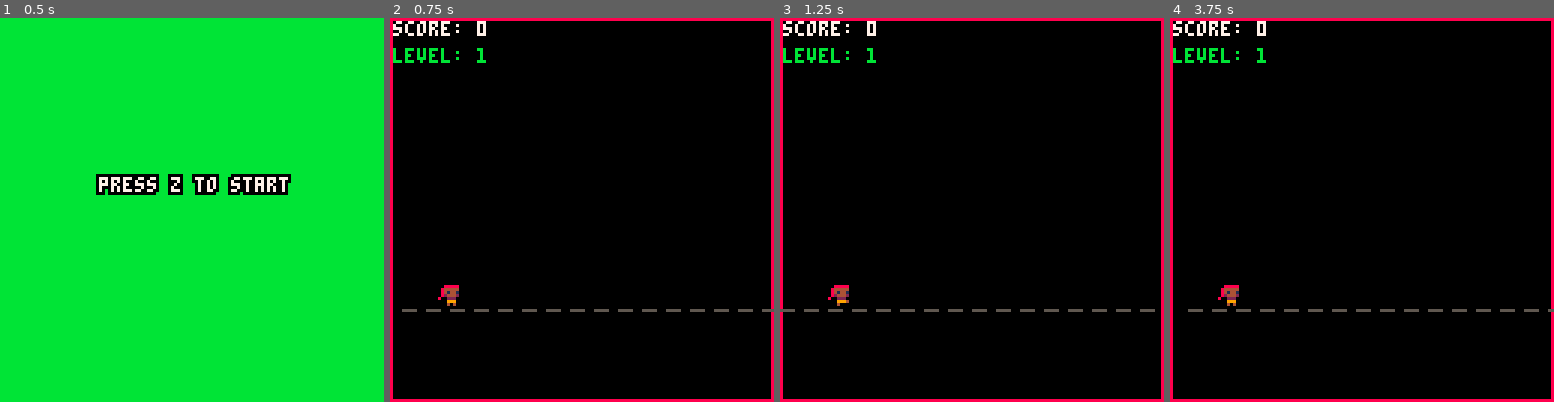
Above: before the commit, frames 1-4 (left to right).
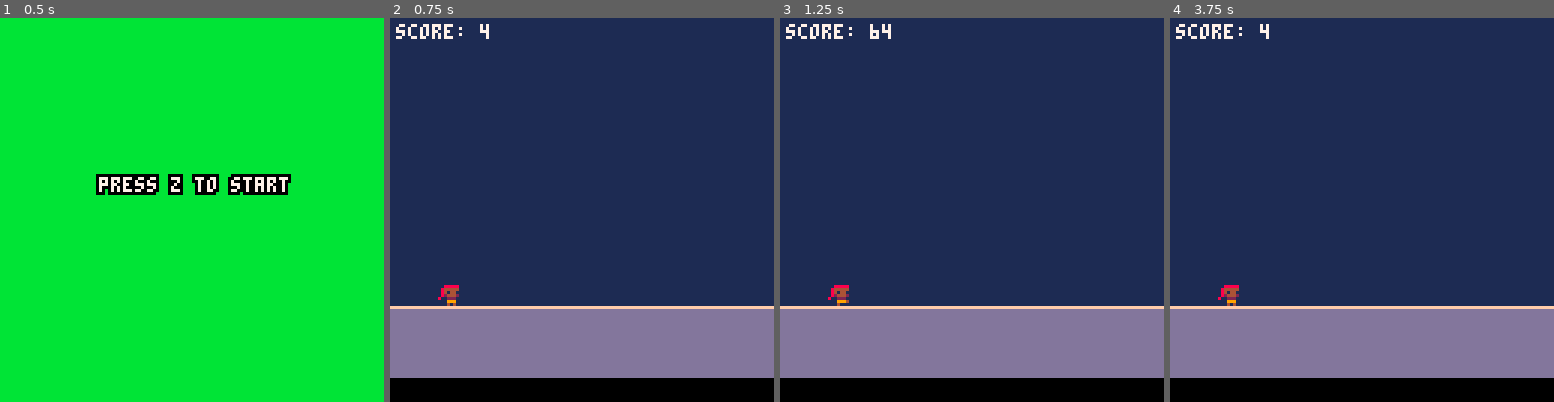
Above: after the commit, the same moments.

Repository: ltpitt/lua-pico-8-oracle-odyssey
Game: PICO-8 cartridge oracle-odyssey.p8
Two runs of this game, one before a commit and one after it. Both use one fixed random seed, a clock stepped at 60 frames per second and the inputs below.
Inputs:
- Up to frame 1 (0.5 s): no input
- Up to frame 2 (0.75 s): tap O (Z key) at 0.7 s
- Up to frame 3 (1.25 s): no input
- Up to frame 4 (3.75 s): tap O (Z key) every 0.4 s from 1.7 to 3.7 s

Frame 1 is identical in both runs. In frame 2, 94% of the frame differs, in the area x 0-100%, y 0-100%; in frame 3, 94%; in frame 4, 94%.

Commit message:
feat: Added basic office background, improved power-up screen, improved obstacles, changed score calculation

Diff:
--- a/oracle-odyssey.p8
+++ b/oracle-odyssey.p8
@@ -13,8 +13,9 @@
     obstacle_count = 0,
     obstacle_timer = 0,
     obstacle_interval = 60,
-    debug = true,
-    current_music = 0
+    debug = false,
+    current_music = 0,
+    map_offset = 0
 }
 
 player = {
@@ -61,6 +62,7 @@
     player.double_jump_timer = 0
     player.max_jumps = 1
     game.obstacle_count = 0
+    player.start_x = player.x
 end
 
 function _update60()
@@ -83,9 +85,6 @@
         draw_splash()
     elseif game.state == game.states.game then
         draw_game()
-        if game.debug then
-            draw_debug_info()
-        end
     elseif game.state == game.states.gameover then
         draw_gameover()
     end
@@ -159,33 +158,39 @@
 end
 
 function update_game()
-    if not game.game_over then
-        if game.current_music ~= 13 then
-          stop_music()
-          start_music(13)
-          game.current_music = 13
-        end
-        update_player()
-        update_obstacles()
-        update_power_ups()
-        check_collisions()
-        update_ground()
-    else
-        if btnp(4) then
-            _init()
-        end
-    end
+  if not game.game_over then
+    game.map_offset = (game.map_offset - 1) % screen_size
+    -- this makes fast scrolling of graphical floor possible
+    -- game.map_offset += -2
+    if game.map_offset < 0 then
+      game.map_offset = game.map_offset + screen_size
+    end
+    if game.current_music ~= 13 then
+      stop_music()
+      start_music(13)
+      game.current_music = 13
+    end
+    update_player()
+    update_obstacles()
+    update_power_ups()
+    check_collisions()
+    game.score = game.score + 2
+  else
+    if btnp(4) then
+      _init()
+    end
+  end
 end
 
 function update_splash()
-    if game.current_music ~= 6 then
-      stop_music()
-      start_music(6)
-      game.current_music = 6
-    end
-    if btnp(4) then
-        change_state(game.states.game)
-    end
+  if game.current_music ~= 6 then
+    stop_music()
+    start_music(6)
+    game.current_music = 6
+  end
+  if btnp(4) then
+    change_state(game.states.game)
+  end
 end
 
 function update_player()
@@ -269,7 +274,7 @@
 end
 
 function draw_game()
-    draw_ground()
+    draw_background()
     draw_player()
     draw_obstacles()
     draw_power_ups()
@@ -277,11 +282,13 @@
     draw_power_up_timer()
 end
 
-function draw_ground()
-    for i = 0, screen_size / 8 do
-        local x = (i * 8 + ground_offset) % screen_size
-        line(x, 97, x + 4, 97, 5)
-    end
+function draw_background()
+  local offset_pixels = game.map_offset % screen_size
+  camera(-offset_pixels, 0)
+  map(0, 0, -screen_size, 0, 16, 16)  -- left copy
+  map(0, 0, 0, 0, 16, 16)             -- center copy
+  map(0, 0, screen_size, 0, 16, 16)   -- right copy
+  camera()
 end
 
 function draw_player()
@@ -325,19 +332,38 @@
 end
 
 function draw_score()
-    print("score: "..game.score, 1, 1, 7)
+    print("score: "..game.score, 2, 2, 7)
+end
+
+function old_draw_power_up_timer()
+    if player.double_jump_enabled then
+        local timer_text = "double jump: " ..convert_frames_to_seconds(player.double_jump_timer)
+        print(timer_text, screen_size - (#timer_text * 4) - 1, 2, 12)
+    end
 end
 
 function draw_power_up_timer()
     if player.double_jump_enabled then
-        local timer_text = "double jump: " ..convert_frames_to_seconds(player.double_jump_timer)
-        print(timer_text, screen_size - (#timer_text * 4) - 1, 1, 12)
+        local timer_text = "double jump: " .. convert_frames_to_seconds(player.double_jump_timer)
+        local text_width = #timer_text * 4
+        local x = (screen_size - text_width) / 2
+        local y = (screen_size / 2) - 14  -- move 10 pixels up
+        local color = 12
+
+        -- draw a flashing background rectangle
+        local bg_color = flr(time() * 10) % 2 == 0 and 5 or 6
+        rectfill(x - 2, y - 2, x + text_width + 1, y + 6, bg_color)
+
+        -- draw the timer text with a shadow effect
+        print(timer_text, x + 1, y + 1, 0)  -- shadow
+        print(timer_text, x, y, color)      -- main text
     end
 end
 
 function draw_gameover()
-    print("game over!", 48, 20, 8)
-    print("press z to continue", 32, 30, 8)
+    write_c("game over!", 40, 8)
+    write_c("score: "..game.score, 60, 8)
+    write_c("press z to continue", 80, 8)
 end
 
 function draw_splash()
@@ -464,287 +490,307 @@
  music(-1, 1000) music_playing=false
 end
 
-…(284 lines of a section not shown)…
+function write_c(s,_y,inner_color)
+ print(s,64-#s*4/2,_y,inner_color)
+end
+…(155 lines of a section not shown)…
+__map__
+0d0d0d0d0d0d0d0d0d0d0d0d0d0d0d0d0d0d0d0d0d0d0d000000000000000000000000000000000000000000000000000000000000000000000000000000000000000000000000000000000000000000000000000000000000000000000000000000000000000000000000000000000000000000000000000000000000000000
+0d0d0d0d0d0d0d0d0d0d0d0d0d0d0d0d0d0d0d0d0d0d0d000000000000000000000000000000000000000000000000000000000000000000000000000000000000000000000000000000000000000000000000000000000000000000000000000000000000000000000000000000000000000000000000000000000000000000
+0d0d0d0d0d0d0d0d0d0d0d0d0d0d0d0d0d0d0d0d0d0d0d000000000000000000000000000000000000000000000000000000000000000000000000000000000000000000000000000000000000000000000000000000000000000000000000000000000000000000000000000000000000000000000000000000000000000000
+0d0d0d0d0d0d0d0d0d0d0d0d0d0d0d0d0d0d0d0d0d0d0d000000000000000000000000000000000000000000000000000000000000000000000000000000000000000000000000000000000000000000000000000000000000000000000000000000000000000000000000000000000000000000000000000000000000000000
+0d0d0d0d0d0d0d0d0d0d0d0d0d0d0d0d0d0d0d0d0d0d0d000000000000000000000000000000000000000000000000000000000000000000000000000000000000000000000000000000000000000000000000000000000000000000000000000000000000000000000000000000000000000000000000000000000000000000
+0d0d0d0d0d0d0d0d0d0d0d0d0d0d0d0d0d0d0d0d1a0d0d000000000000000000000000000000000000000000000000000000000000000000000000000000000000000000000000000000000000000000000000000000000000000000000000000000000000000000000000000000000000000000000000000000000000000000
+0d0d0d0d0d0d0d0d0d0d0d0d0d0d0d0d0d0d0d0d0d0d0d000000000000000000000000000000000000000000000000000000000000000000000000000000000000000000000000000000000000000000000000000000000000000000000000000000000000000000000000000000000000000000000000000000000000000000
+0d0d0d0d0d0d0d0d0d0d0d0d0d0d0d0d0d0d0d0d0d0d0d000000000000000000000000000000000000000000000000000000000000000000000000000000000000000000000000000000000000000000000000000000000000000000000000000000000000000000000000000000000000000000000000000000000000000000
+0d0d0d0d0d0d0d0d0d0d0d0d0d0d0d0d0d0d0d0d0d0d0d000000000000000000000000000000000000000000000000000000000000000000000000000000000000000000000000000000000000000000000000000000000000000000000000000000000000000000000000000000000000000000000000000000000000000000
+0d0d0d0d0d0d0d0d0d0d0d0d0d0d0d0d0d0d0d0d0d0d0d000000000000000000000000000000000000000000000000000000000000000000000000000000000000000000000000000000000000000000000000000000000000000000000000000000000000000000000000000000000000000000000000000000000000000000
+0d0d0d0d0d0d0d0d0d0d0d0d0d0d0d0d0d0d0d0d0d0d0d000000000000000000000000000000000000000000000000000000000000000000000000000000000000000000000000000000000000000000000000000000000000000000000000000000000000000000000000000000000000000000000000000000000000000000
+0d0d0d0d0d0d0d0d0d0d0d0d0d0d0d0d0d0d0d0d0d0d0d000000000000000000000000000000000000000000000000000000000000000000000000000000000000000000000000000000000000000000000000000000000000000000000000000000000000000000000000000000000000000000000000000000000000000000
+1e1e1e1e1e1e1e1e1e1e1e1e1e1e1e1e1e1e1e1e1e1e1e000000000000000000000000000000000000000000000000000000000000000000000000000000000000000000000000000000000000000000000000000000000000000000000000000000000000000000000000000000000000000000000000000000000000000000
+0e0e0e0e0e0e0e0e0e0e0e0e0e0e0e0e0e0e0e0e0e0e0e000000000000000000000000000000000000000000000000000000000000000000000000000000000000000000000000000000000000000000000000000000000000000000000000000000000000000000000000000000000000000000000000000000000000000000
+0e0e0e0e0e0e0e0e0e0e0e0e0e0e0e0e0e0e0e0e0e0e0e000000000000000000000000000000000000000000000000000000000000000000000000000000000000000000000000000000000000000000000000000000000000000000000000000000000000000000000000000000000000000000000000000000000000000000
+…(130 lines of a section not shown)…
Not shown, changed: 154 lines of the sprite sheet (__gfx__) section of oracle-odyssey.p8
